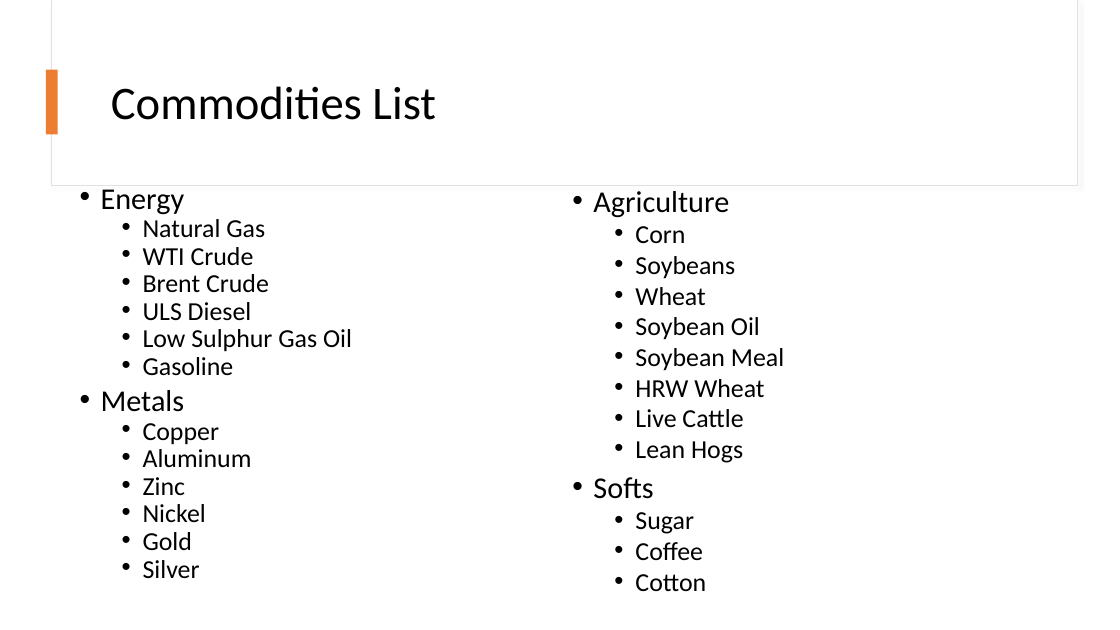
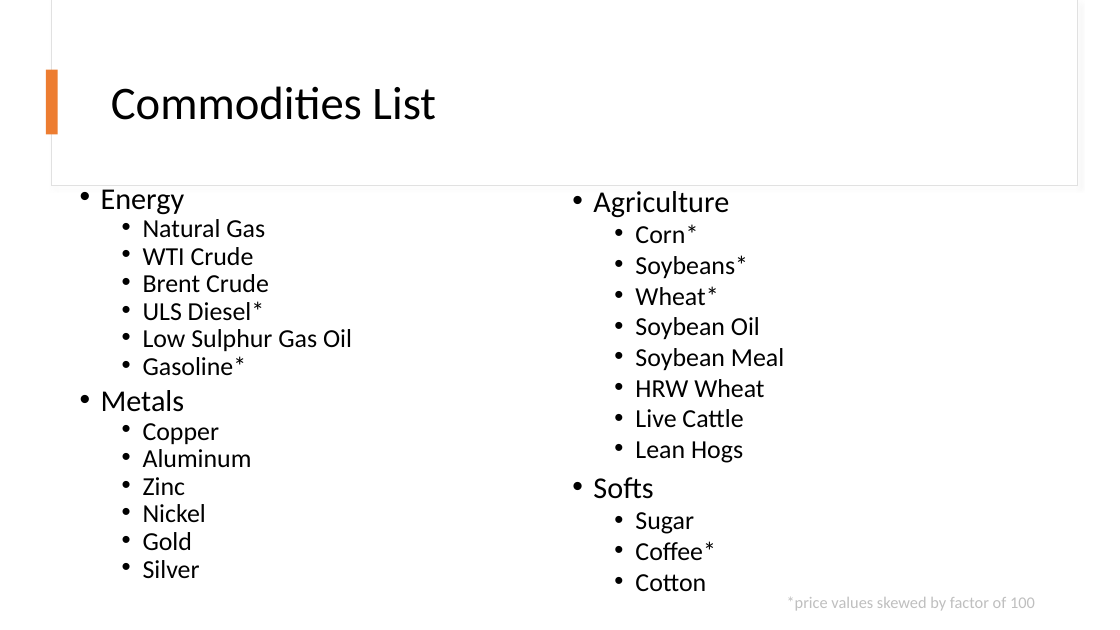
Before and after one commit to dylanmcgullam/Group-Project-1, a slide deck: slide 3 of outputs/final_presentation.pptx. Drawn at 1120x630 pixels with LibreOffice and Linux fonts; fonts in the diff are those of the drawing. Boxes give left, top, right and bottom in pixels: in the first picture for what was removed or moved away, otherwise in the second. Text is boxed around its words. In the diff, an @@ line names an element or a change of style, - is before the commit and + after.

```diff
--- a/outputs/final_presentation.pptx
+++ b/outputs/final_presentation.pptx
@@ text at [635, 224, 748, 306]: text changed @@
-  • Corn
-  • Soybeans
-  • Wheat
+  • Corn*
+  • Soybeans*
+  • Wheat*
@@ text at [143, 301, 265, 320]: text changed @@
-  • ULS Diesel
+  • ULS Diesel*
@@ text at [143, 356, 247, 376]: text changed @@
-  • Gasoline
+  • Gasoline*
@@ text at [635, 541, 716, 560]: text changed @@
-  • Coffee
+  • Coffee*
@@ text added at [787, 597, 1035, 611], 14 pt, text #BFBFBF @@
+*price values skewed by factor of 100
```
Also in this commit, not shown: 1 other slide changed, 1 slide added.
